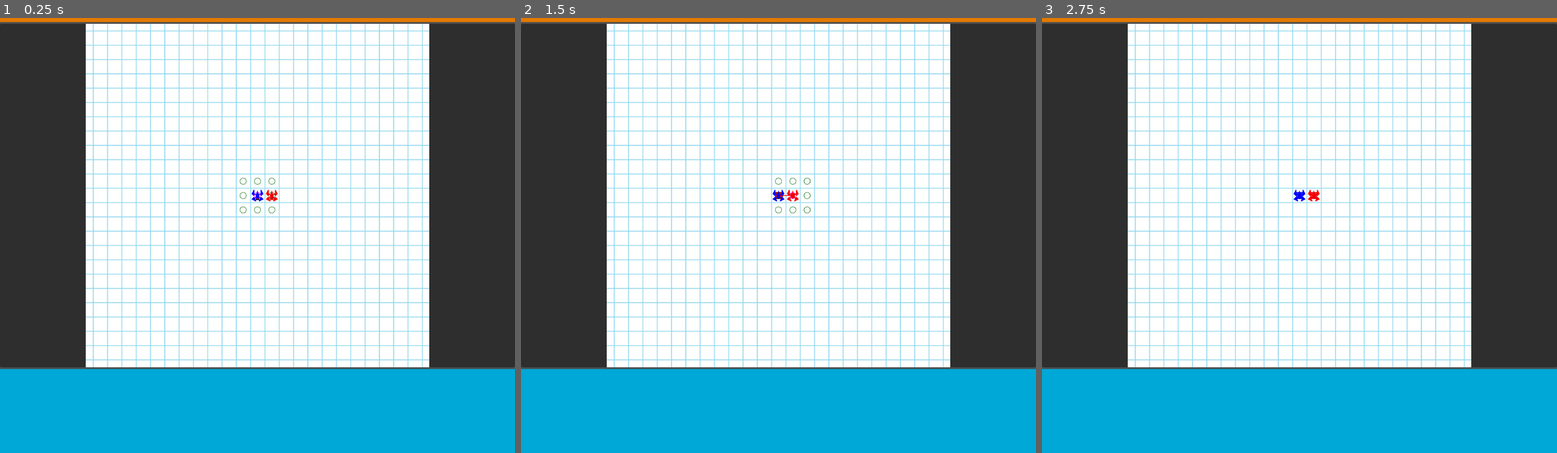
Above: before the commit, frames 1-3 (left to right).
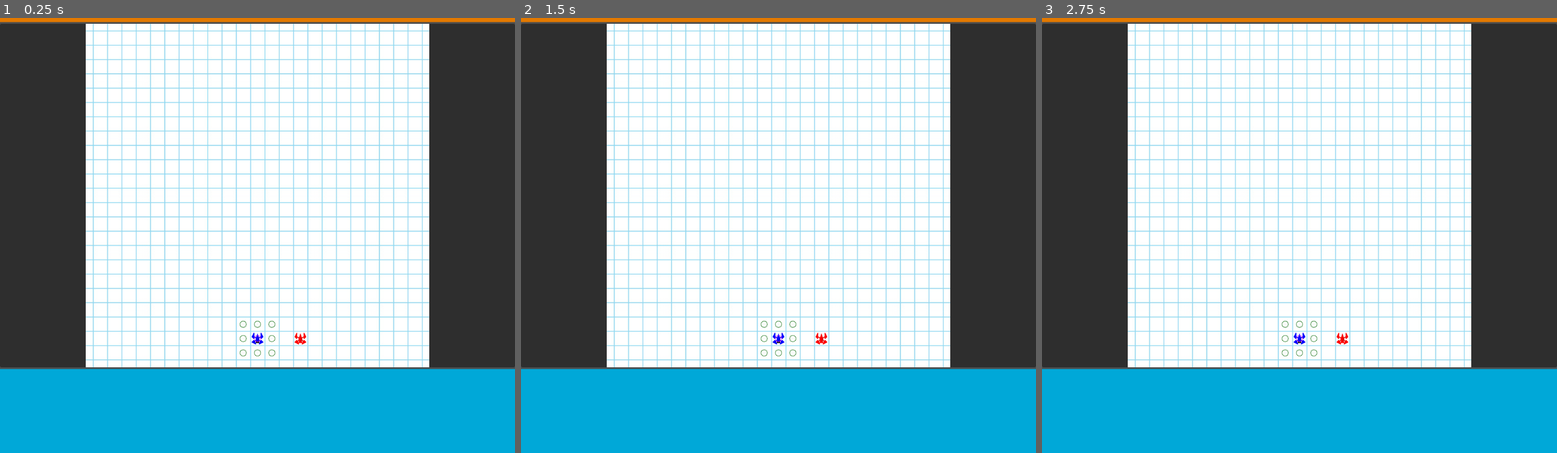
Above: after the commit, the same moments.

Repository: broosnemanic/race_game
Game: Godot game, scene res://scenes/game_control.tscn
Same seed, same stepped clock (60 frames per second), same inputs: the game is played once before the commit and once after it.
Inputs (mouse positions are in pixels of both pictures, inside the frame that each line leads up to):
- Up to frame 1 (0.25 s): no input
- Up to frame 2 (1.5 s): tap Enter at 0.5 s; click (778, 196) at 0.67 s; tap Space at 1.25 s; click (778, 196) at 1.42 s
- Up to frame 3 (2.75 s): tap Enter at 2 s; move the mouse to (1314, 196) at 2.02 s; click (1314, 196) at 2.17 s

The runs differ from the first frame. In frame 1, 0.3% of the frame differs, in the area x 46-60%, y 36-78%; in frame 2, 0.3%; in frame 3, 0.2%.

Commit message:
Cont. acc. checkpoint
imp of giving player smooth choice of any acc withing allowed range.

Diff:
--- a/scripts/board.gd
+++ b/scripts/board.gd
@@ -14,12 +14,14 @@
 const CROSSHAIR_TEX_00: Texture2D = preload("uid://b01dx1v65uhom")
 const TARGET_MARKER: Texture2D = preload("uid://cf85b3rajkbrk")
 const DOT: Texture2D = preload("uid://dup115kj27cgg")
+const POINT_TEXTURE: Texture2D = preload("uid://dup115kj27cgg")
+const ENDPOINT_TEXTURE: Texture2D = preload("uid://dipjdkw86aunk")
+
 
 var crosshair: Sprite2D
 var ships: Array[Ship]
 var selected_ship: Ship
 var mouse_pos: Vector2		# Relative to SubViewportContainer not viewport position
-var trace_register: Array[Line2D]
 var dot_register: Array[Sprite2D]
 var descrete_path_register: Array[DescretePath] = []
 
@@ -114,10 +116,7 @@
 
 
 func move_ships() -> void:
-	fade_traces()
-	fade_dots()
 	preserve_ship_paths()
-	var t_duration: float = 0.5
 	# Find tic count
 	var t_tic_count: int = 0
 	for i_ship: Ship in ships:
@@ -128,21 +127,46 @@
 		t_path.populate_padded_steps(t_tic_count, t_path.coords[0], t_path.coords[-1])
 	for i_tic: int in range(0, t_tic_count - 1):
 		for i_ship: Ship in ships:
+				# TODO: Look ahead to see if a collision would happen
+				# then swap velocities to avoid collision
+				var t_list: Array[Ship] = collision_list(i_ship, i_tic)
+				if not t_list.is_empty():
+					swap_ship_velocities(i_ship, t_list[0])
+					i_ship.point_at_velocity()
+					t_list[0].point_at_velocity()
 				# Create tween to move i_ship the next step
 				var t_coord: Vector2i = i_ship.descrete_path.padded_steps[i_tic]
-				move_ship_to(i_ship, t_coord, t_duration)
-		# Create await timer with duration of move
-		await get_tree().create_timer(t_duration).timeout
-		# We want both ships to move once per tic (if it has a move remaining)
-		# Then move on to next tic
-		# TODO: find and resolve collisions
-		var t_report: Dictionary[Vector2i, ArrayInt] = collision_report()
-		for i_key: Vector2i in t_report.keys():
-			var t_players: ArrayInt = t_report[i_key]
-			if t_players.i.size() > 1:
-				print("collision!: " + str(t_players.i))
-				process_collisions(t_players)
+				move_ship_to(i_ship, t_coord, Constants.MOVE_TIME)
+				# Create await timer with duration of move
+				await get_tree().create_timer(Constants.MOVE_TIME).timeout
+
+
 	all_moves_completed.emit()
+
+
+func swap_ship_velocities(a_ship_1: Ship, a_ship_2: Ship) -> void:
+	var t_paths: Array[DescretePath] = []
+	t_paths.append(a_ship_1.descrete_path)
+	t_paths.append(a_ship_2.descrete_path)
+	a_ship_1.descrete_path = t_paths[1]
+	a_ship_2.descrete_path = t_paths[0]
+	var t_velocities: Array[Vector2i] = []
+	t_velocities.append(a_ship_1.velocity)
+	t_velocities.append(a_ship_2.velocity)
+	a_ship_1.velocity = t_velocities[1]
+	a_ship_2.velocity = t_velocities[0]
+
+
+
+func collision_list(a_ship: Ship, a_tic: int) -> Array[Ship]:
+	var t_list: Array[Ship] = []
+	var t_coord: Vector2i = coords_from_position(a_ship.position)	# Current position
+	t_coord += a_ship.descrete_path.padded_steps[a_tic]
+	for i_ship: Ship in ships:
+		if i_ship == a_ship: continue	# If current move is Zero we could match with a_ship
+		if coords_from_position(i_ship.position) == t_coord:
+			t_list.append(i_ship)
+	return t_list
 
 
 func process_collisions(a_players: ArrayInt) -> void:
@@ -186,14 +210,6 @@
 
 
 
-
-# Given a tic, returns list of ships (by player) that are sharing a square
-# Assumes populate_padded_steps has been called on all ships
-#func collision_list(a_tic: int) -> Array[ArrayInt]:
-	#return []
-
-
-
 # Returns array filled with false, with a_count of true distributed evenly
 func distributed_bools(a_total: int, a_count: int) -> Array[bool]:
 	var t_array: Array[bool] = []
@@ -237,77 +253,19 @@
 	descrete_path_register = t_register
 
 
-# This will have to be reworked as it does not take collisions in to account
-func move_ship(a_ship: Ship) -> void:
-	var t_coord: Vector2i = a_ship.coords()
-	a_ship.destroy_markers()
-	draw_dot(t_coord, a_ship.player)
-	var t_end: Vector2 = a_ship.position + Constants.ORIGINAL_SQUARE_SIZE * a_ship.velocity
-	var t_tween: Tween = get_tree().create_tween()
-	t_tween.tween_property(a_ship, "position", t_end, Constants.MOVE_TIME)
-	t_tween.finished.connect(ship_move_completed.emit.bind(a_ship))
-	draw_trace(t_coord, a_ship.coords() + a_ship.velocity, 0)
-
-
 
 func move_ship_to(a_ship: Ship, a_coord: Vector2i, a_duration: float) -> void:
 	var t_end: Vector2 = a_ship.position + Constants.ORIGINAL_SQUARE_SIZE * a_coord
 	var t_tween: Tween = get_tree().create_tween()
 	t_tween.tween_property(a_ship, "position", t_end, a_duration)
-
-
-
-func draw_trace(a_start: Vector2i, a_end: Vector2i, _a_player: int) -> void:
-	var t_line: Line2D = Line2D.new()
-	var t_start: Vector2 = a_start * Constants.ORIGINAL_SQUARE_SIZE
-	var t_end: Vector2 = a_end * Constants.ORIGINAL_SQUARE_SIZE
-	t_line.add_point(t_start)
-	t_line.add_point(t_start)
-	t_line.texture = DOT
-	t_line.texture_mode = Line2D.LINE_TEXTURE_TILE
-	t_line.texture_repeat = CanvasItem.TEXTURE_REPEAT_ENABLED
-	t_line.width = 25.0
-	t_line.modulate = Color.CHARTREUSE
-	grid_rect.add_child(t_line)
-	trace_register.append(t_line)
-	var t_tween: Tween = get_tree().create_tween()
-	t_tween.tween_method(extend_line.bind(t_line), t_start, t_end, Constants.MOVE_TIME)
-
-
-func extend_line(a_end: Vector2, a_line: Line2D) -> void:
-	a_line.points[1] = a_end
-
-
-func fade_traces() -> void:
-	for i_trace: Line2D in trace_register:
-		i_trace.modulate.a -= Constants.FADE_INCR
-	remove_old_traces()
-
-
-func remove_old_traces() -> void:
-	for i_index: int in range(trace_register.size()):
-		var t_trace: Line2D = trace_register[i_index]
-		if t_trace.modulate.a <= 0.0:
-			trace_register[i_index] = null
-			t_trace.queue_free()
-	var t_register: Array[Line2D] = []
-	for i_trace: Line2D in trace_register:
-		if i_trace != null:
-			t_register.append(i_trace)
-	trace_register = t_register
-
-
-func fade_dots() -> void:
-	for i_dot: Sprite2D in dot_register:
-		#i_dot.modulate.a *= Constants.FADE_FACTOR
-		i_dot.modulate.a -= Constants.FADE_INCR
+	draw_dot(coords_from_position(t_end), a_ship.player)
 
 
 func draw_dot(a_coord: Vector2i, a_player: int) -> void:
 	var t_dot: Sprite2D = Sprite2D.new()
 	t_dot.texture = DOT
 	grid_rect.add_child(t_dot)
-	t_dot.scale = Vector2(1.5, 1.5)
+	t_dot.scale = Vector2(10.5, 10.5)
 	t_dot.modulate = Constants.player_color[a_player]
 	t_dot.position = Constants.ORIGINAL_SQUARE_SIZE * a_coord
 	dot_register.append(t_dot)
--- a/scripts/constants.gd
+++ b/scripts/constants.gd
@@ -17,7 +17,7 @@
 												2: Color("00a07aff")
 											}
 
-const MOVE_TIME: float = 0.5
+const MOVE_TIME: float = 0.2
 #const SHIP_Z: int = 3
 # Tiling grid image is 256 px with 4x4 squares
 const ORIGINAL_SQUARE_SIZE: float = 256.0 / 4.0
--- a/scripts/game_control.gd
+++ b/scripts/game_control.gd
@@ -47,7 +47,7 @@
 
 # Placeholder func to distribute starting positions
 func start_pos_from_player(a_player: int) -> Vector2:
-	var t_coord: Vector2i = Vector2i(a_player, 0)
+	var t_coord: Vector2i = Vector2i(3 * a_player, 10)
 	return board.pos_from_coords(t_coord) + board.board_camera.offset
 
 
--- a/scripts/ship.gd
+++ b/scripts/ship.gd
@@ -136,10 +136,19 @@
 
 func point_at_velocity() -> void:
 	var t_pos: Vector2 = velocity * Constants.ORIGINAL_SQUARE_SIZE
-	marker_pointer.points[1] = t_pos
-	marker_arrow.position = t_pos
-	marker_arrow.point_along_coords(Vector2.ZERO, t_pos)
+	var t_tween: Tween = get_tree().create_tween()
+	t_tween.tween_method(point_at_position, marker_pointer.points[1], t_pos, Constants.MOVE_TIME)
+	point_at_position(t_pos)
+	#marker_pointer.points[1] = t_pos
+	#marker_arrow.position = t_pos
+	#marker_arrow.point_along_coords(Vector2.ZERO, t_pos)
 
+
+
+func point_at_position(a_pos: Vector2) -> void:
+	marker_pointer.points[1] = a_pos
+	marker_arrow.position = a_pos
+	marker_arrow.point_along_coords(Vector2.ZERO, a_pos)
 
 
 
